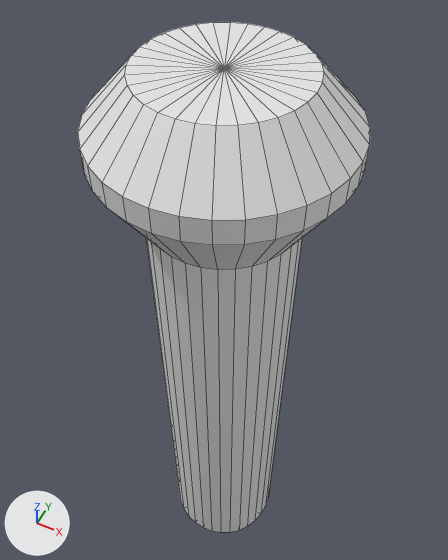
Renders of the Blender file AbsorbingPylon.blend from each side of a commit.
The view is the same before and after, from a camera (50 mm lens) standing at (2.59, -5.17, 7.34) and looking at (-0.41, 0.82, -0.14). Every picture has the same lights, and +X, +Y and +Z are marked at lower left. Mesh edges are drawn as thin lines.
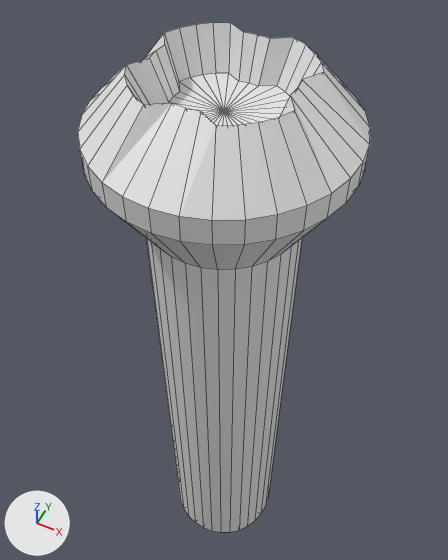
Commit message: Muokkasin pylon-modelia ja lisäsin rakettiin valot afterburnerille

What differs and where, as boxes (x1, y1, x2, y2) in the pictures (448 x 560 px):
part 1 of me_cylinder, built on: (83, 22, 370, 220) in both

The change in detail:
me_cylinder is used by ob_cylinder; location (0.0, 0.0, 0.0).
me_cylinder had 162 vertices, 192 faces and spanned x -1.57..1.57, y -1.57..1.57, z -6.0..4.08.
me_cylinder now has 194 vertices, 224 faces and spans x -1.57..1.57, y -1.57..1.57, z -6.0..4.08.
Part 1, on me_cylinder:
1 vertex is removed from x 0.0, y 0.0, z 4.08.
32 faces are deleted.
12 vertices move from x -1.0..1.0, y -1.0..1.0, z 4.08 to x -0.8..0.8, y -0.8..0.8, z 4.08.
33 vertices are added at x -0.72..0.72, y -0.72..0.72, z 3.59.
64 new faces join them.
